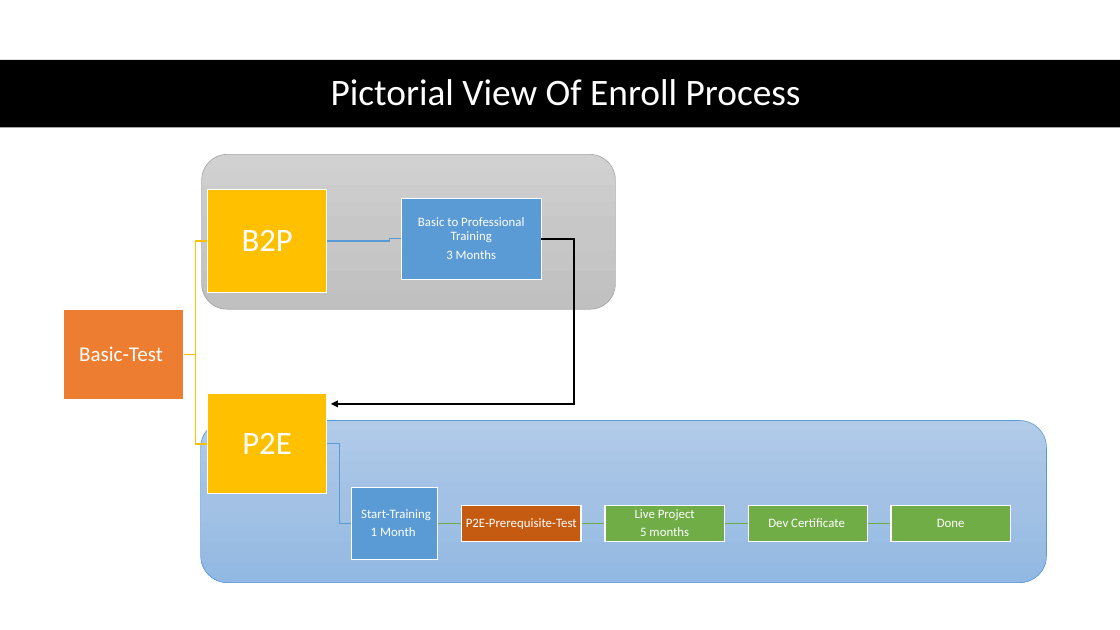
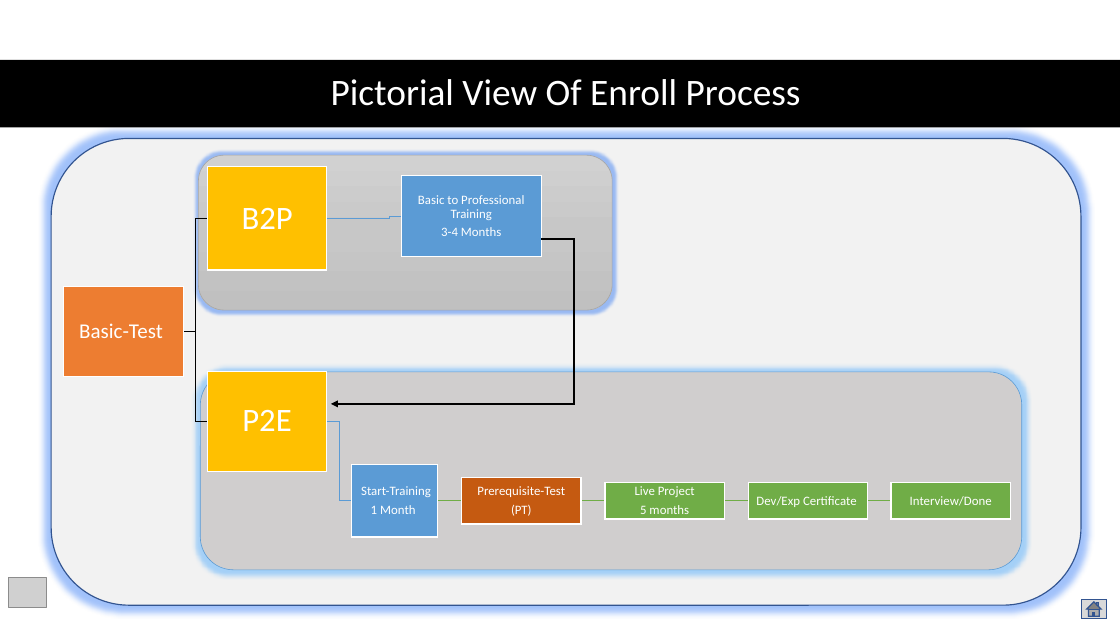
Before and after one commit to mjanwar/document, a slide deck: slide 4 of eTechlogix-Academic-Professional-Training-Plan.pptx (slide 3 before the commit). Drawn at 1120x630 pixels with LibreOffice and Linux fonts; fonts in the diff are those of the drawing; grey boxes stand for pictures. Boxes give left, top, right and bottom in pixels: in the first picture for what was removed or moved away, otherwise in the second. Text is boxed around its words. In the diff, an @@ line names an element or a change of style, - is before the commit and + after.

Commit message:
eTechlogix-Academic-Professional-V2
Version-2 Updated

```diff
--- a/eTechlogix-Academic-Professional-Training-Plan.pptx
+++ b/eTechlogix-Academic-Professional-Training-Plan.pptx
@@ rounded rectangle added at bbox=[51, 139, 1081, 606], fill #F2F2F2, outline #325491 1 pt @@
@@ rounded rectangle: place and size @@
-rounded rectangle at bbox=[202, 155, 616, 309]
+rounded rectangle at bbox=[198, 155, 613, 310]
@@ 2 texts, 2 rectangles, 2 freeform shapes: place and size @@
-2 texts, 2 rectangles, 2 freeform shapes at bbox=[183, 190, 327, 494]
+2 texts, 2 rectangles, 2 freeform shapes at bbox=[183, 167, 327, 471]
@@ freeform shape at bbox=[183, 218, 208, 332]: outline #FFC000 1 pt to #000000 1 pt @@
@@ text at bbox=[441, 227, 501, 236]: text changed @@
-3 Months
+3-4 Months
@@ freeform shape at bbox=[183, 332, 208, 422]: outline #FFC000 1 pt to #000000 1 pt @@
@@ rounded rectangle: place and size @@
-rounded rectangle at bbox=[201, 421, 1047, 583]
+rounded rectangle at bbox=[200, 372, 1022, 571]
@@ rounded rectangle at bbox=[200, 372, 1022, 571]: fill gradient #B1CBE9 to #A3C1E5 to #93B9E4 to #D0CECE @@
@@ 6 rectangles, 6 freeform shapes, 4 texts: place and size @@
-6 rectangles, 6 freeform shapes, 4 texts at bbox=[64, 198, 1011, 560]
+6 rectangles, 6 freeform shapes, 4 texts at bbox=[64, 176, 1011, 537]
@@ rectangle: place and size @@
-rectangle at bbox=[462, 505, 581, 541]
+rectangle at bbox=[462, 478, 581, 524]
@@ text at bbox=[477, 486, 565, 516]: text changed @@
-P2E-Prerequisite-Test
+Prerequisite-Test
+(PT)
@@ text at bbox=[756, 496, 857, 507]: text changed @@
-Dev Certificate
+Dev/Exp Certificate
@@ text at bbox=[910, 496, 992, 506]: text changed @@
-Done
+Interview/Done
@@ picture added at bbox=[8, 578, 46, 607] @@
@@ action button home added at bbox=[1082, 600, 1107, 619], fill #D9D9D9, outline #325491 1 pt @@
```
Also in this commit, not shown: 9 other slides changed, 11 slides added.
